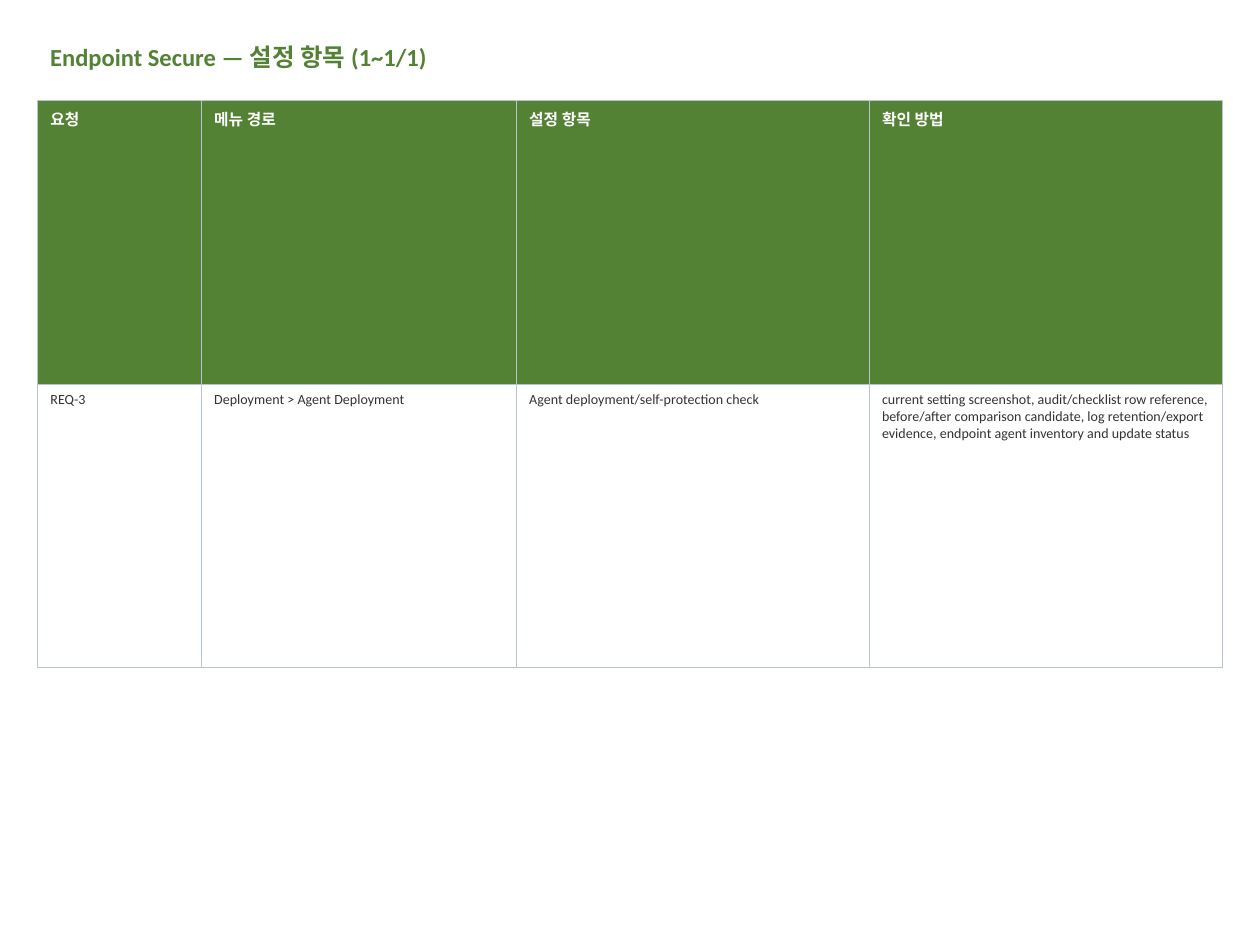
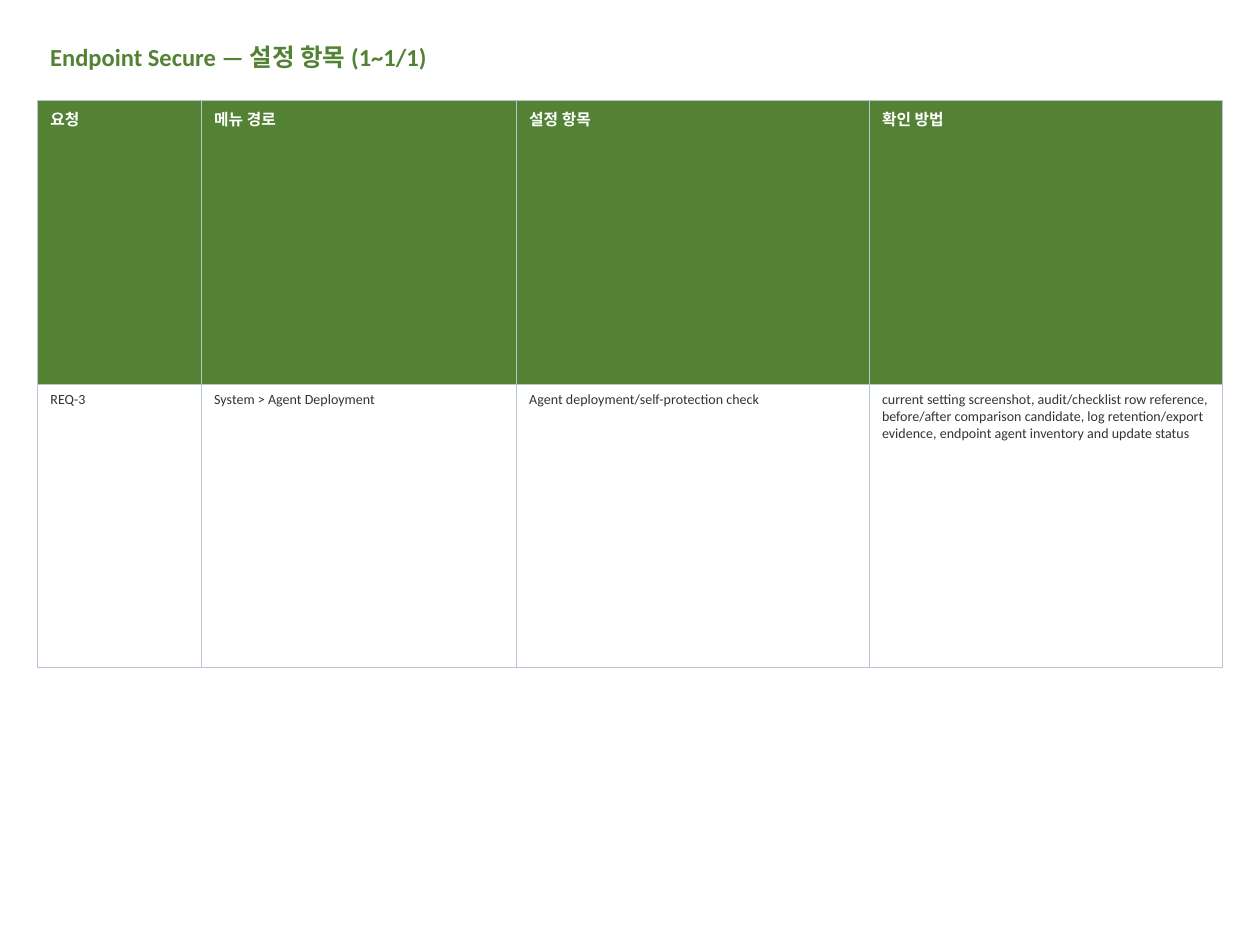
Before and after one commit to whelp99-code/whelp99-code-sangfor-engineer-mcp, a slide deck: slide 4 of outputs/Sangfor_설정가이드_MCP.pptx. Drawn at 1260x945 pixels with LibreOffice and Linux fonts; fonts in the diff are those of the drawing. Boxes give left, top, right and bottom in pixels: in the first picture for what was removed or moved away, otherwise in the second. Text is boxed around its words. In the diff, an @@ line names an element or a change of style, - is before the commit and + after.

```diff
--- a/outputs/Sangfor_설정가이드_MCP.pptx
+++ b/outputs/Sangfor_설정가이드_MCP.pptx
@@ table at [38,101,1222,668] @@
-row 2, column 2: Deployment > Agent Deployment
+row 2, column 2: System > Agent Deployment
```
Also in this commit, not shown: 1 other slide changed, 57 other files.
